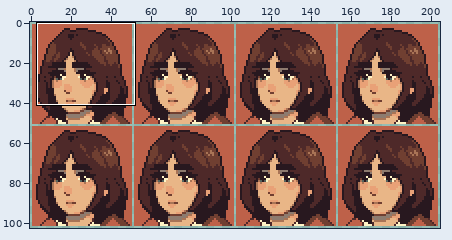
Edited in one commit: sprite sheet (assets/sprites/characters/portraits/nour/sheet_portraits_nour.png). The first picture is a wide view before the edit; the outline marks the close-up.
Close-up. As it was:
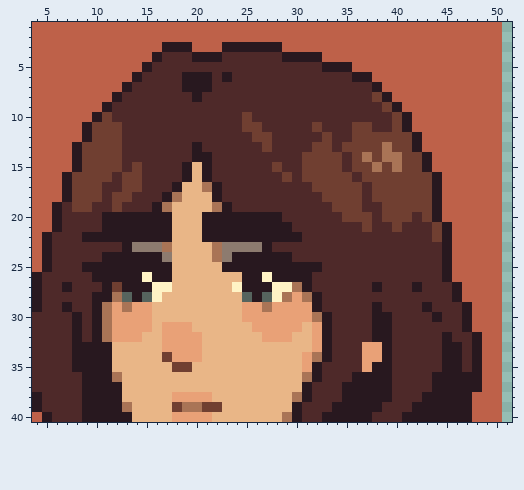
The file is 205x103 pixels. Shown: x 4..51, y 1..40. The commit also changed other parts of the picture, which this record leaves out.
Now the later version:
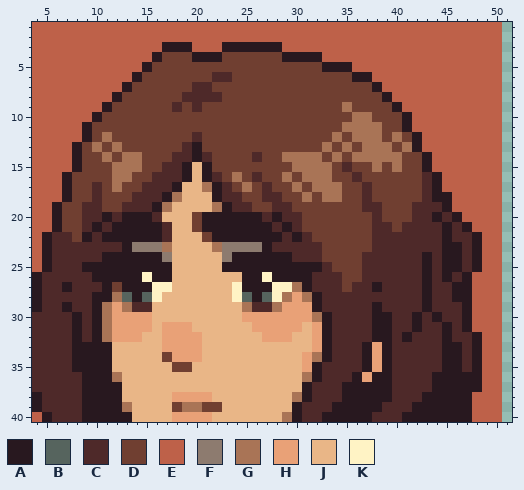
Palette (. is transparent): A #28181f  B #56645e  C #4e2929  D #703f31  E #be6149  F #8d7b6f  G #a97456  H #e9a177  J #e9b687  K #fff3c5
Diff:
Changed rows in their new state; - is an unchanged pixel.
first column x 7:
 4 ----------DDD---DDDDDD--------------------
 5 ---------DDDDDDDDDDDDDDDDD----------------
 6 --------DDDDDDD-CDDDDDDDDDDDD-------------
 7 -------DDDDDDCCDDDDDDDDDDDDDDDD-----------
 8 ------DDDDDD-C--DDDDDDDDDDDDDDD-----------
 9 -----DDDDDD-D-DDDDDDDDDDDDDDGDDD----------
10 -----DDDDDDDDDDDDD-DDDDDDDDDDGGDD---------
11 ------DDDDDDDDDDDD--DDDDD-DDGGGGD---------
12 ----G-DDDDDDD-DDDDD--DDDDD-GDGGG-G--------
13 ---G-GDDDDDD--DDDDDD-DDDD-GDG-GG--G-------
14 ----G-GGDDD---CDDDD-DDGGGG-GDG-G----------
15 -----GGGDD-----DDDDDD-DGGGG---------------
16 -----GG-D-------DGD-DDGDGGG---------C-----
17 ---CDG-----------DGD-DDGDGGG--------C-----
18 ---CD-------------DD--DDGDGG--------C-A---
19 D-C-D--------------DD--DDDD--------CCCA---
20 DD---C---CJ--D------C---DDDD--------C-CA--
21 DD-AC-----C--D-------C--DDDDDD-------C-CA-
22 -D-C------C---D-------C--DDDDDD------C-CCA
23 --------------------------DDDDD--------ACA
24 ---------------J----------DDDD------A--ACA
25 ---------------------------DDD------A--ACA
26 ----------------------------DD------A--CA-
27 ----------------------------D------CA---A-
28 -----------------K------------------A---A-
29 -------CC---------GCCG--------------------
30 -----------------------------------A------
31 -----------------------------------A--A---
32 ----------------------------------A-------
33 ------------------------------A-----------
34 ------------------------------A-----------
35 ------------------------------AH----------
36 ------------------------------H-----------
Where, in picture pixels (left, top, right, bottom), the same in both close-ups:
changed: (62, 52, 482, 382)
